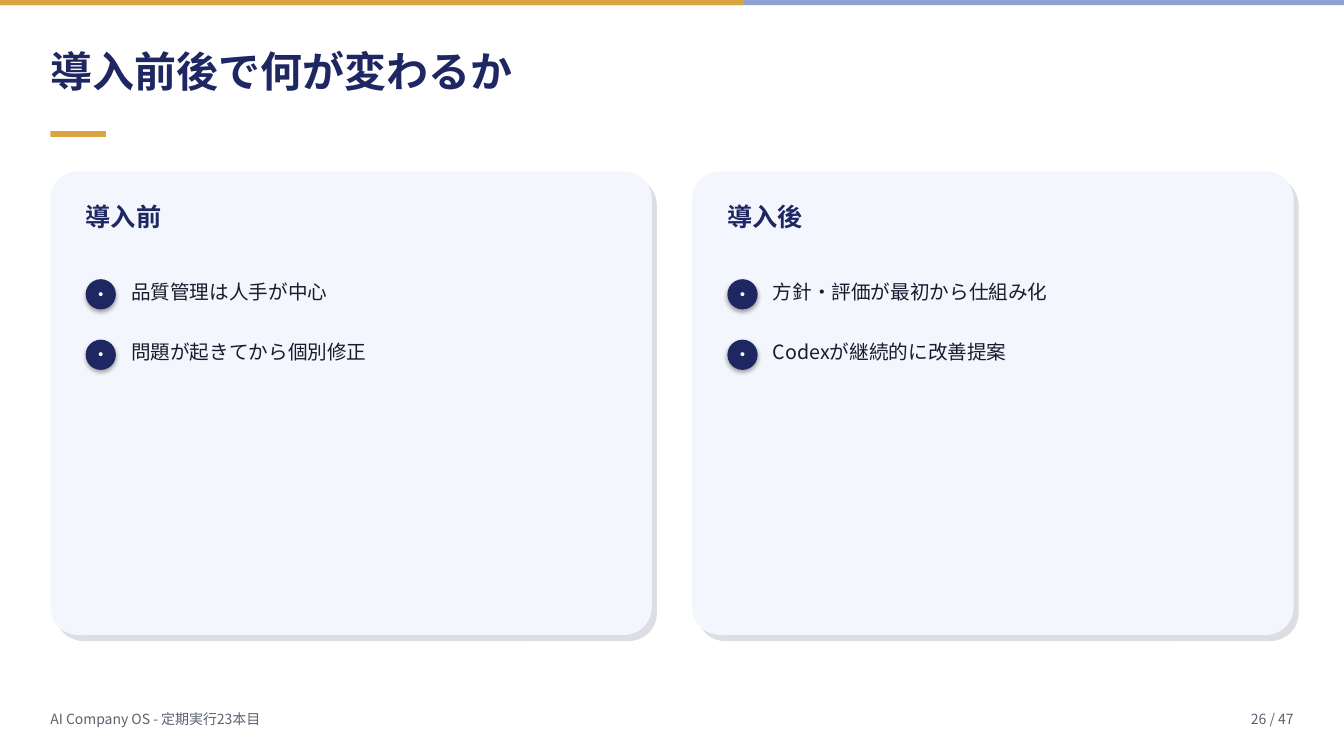
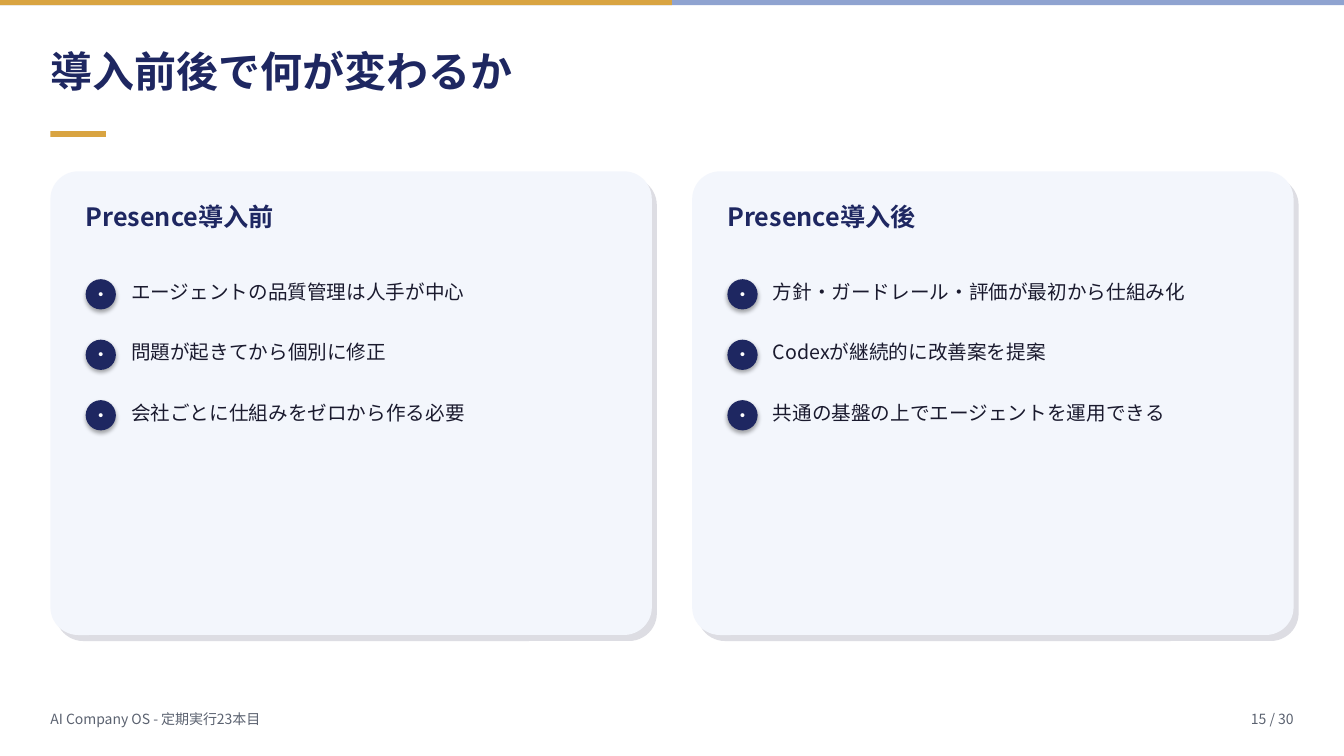
Before and after one commit to mako0120/llm-travel-mvp, a slide deck: slide 15 of ai-company-os/assets/2026-07-23_openai-presence-agent-platform/deck.pptx (slide 26 before the commit). Drawn at 1344x756 pixels with LibreOffice and Linux fonts; fonts in the diff are those of the drawing. Boxes give left, top, right and bottom in pixels: in the first picture for what was removed or moved away, otherwise in the second. Text is boxed around its words. In the diff, an @@ line names an element or a change of style, - is before the commit and + after.

```diff
--- a/ai-company-os/assets/2026-07-23_openai-presence-agent-platform/deck.pptx
+++ b/ai-company-os/assets/2026-07-23_openai-presence-agent-platform/deck.pptx
@@ rectangle: place and size @@
-rectangle at (0,0,744,5)
+rectangle at (0,0,673,5)
@@ text at (86,204,274,229): text changed @@
-導入前
+Presence導入前
@@ text at (727,204,915,229): text changed @@
-導入後
+Presence導入後
@@ text at (131,282,464,301): text changed @@
-品質管理は人手が中心
+エージェントの品質管理は人手が中心
@@ text at (773,282,1185,301): text changed @@
-方針・評価が最初から仕組み化
+方針・ガードレール・評価が最初から仕組み化
@@ text at (131,342,386,361): text changed @@
-問題が起きてから個別修正
+問題が起きてから個別に修正
@@ text at (773,342,1046,361): text changed @@
-Codexが継続的に改善提案
+Codexが継続的に改善案を提案
@@ ellipse added at (86,400,116,431), fill #1E2761, 11 pt, text #FFFFFF, bold @@
+・
@@ text added at (131,403,465,422), 14 pt, text #1A1A2E @@
+会社ごとに仕組みをゼロから作る必要
@@ ellipse added at (728,400,758,431), fill #1E2761, 11 pt, text #FFFFFF, bold @@
+・
@@ text added at (773,403,1165,422), 14 pt, text #1A1A2E @@
+共通の基盤の上でエージェントを運用できる
@@ text at (1251,713,1294,724): text changed @@
-26 / 47
+15 / 30
```
Also in this commit, not shown: 26 other slides changed, 2 slides added, 19 slides removed, 5 other files.
